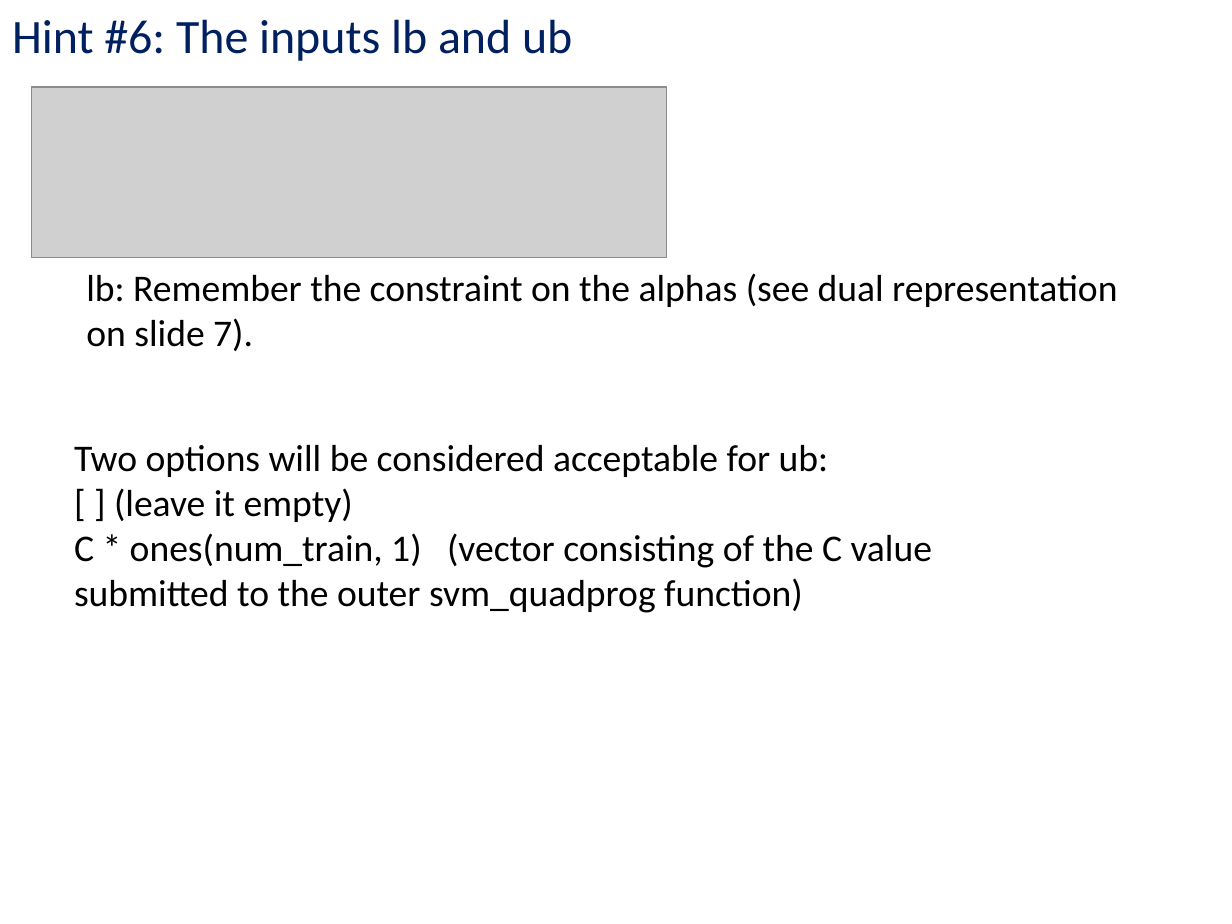
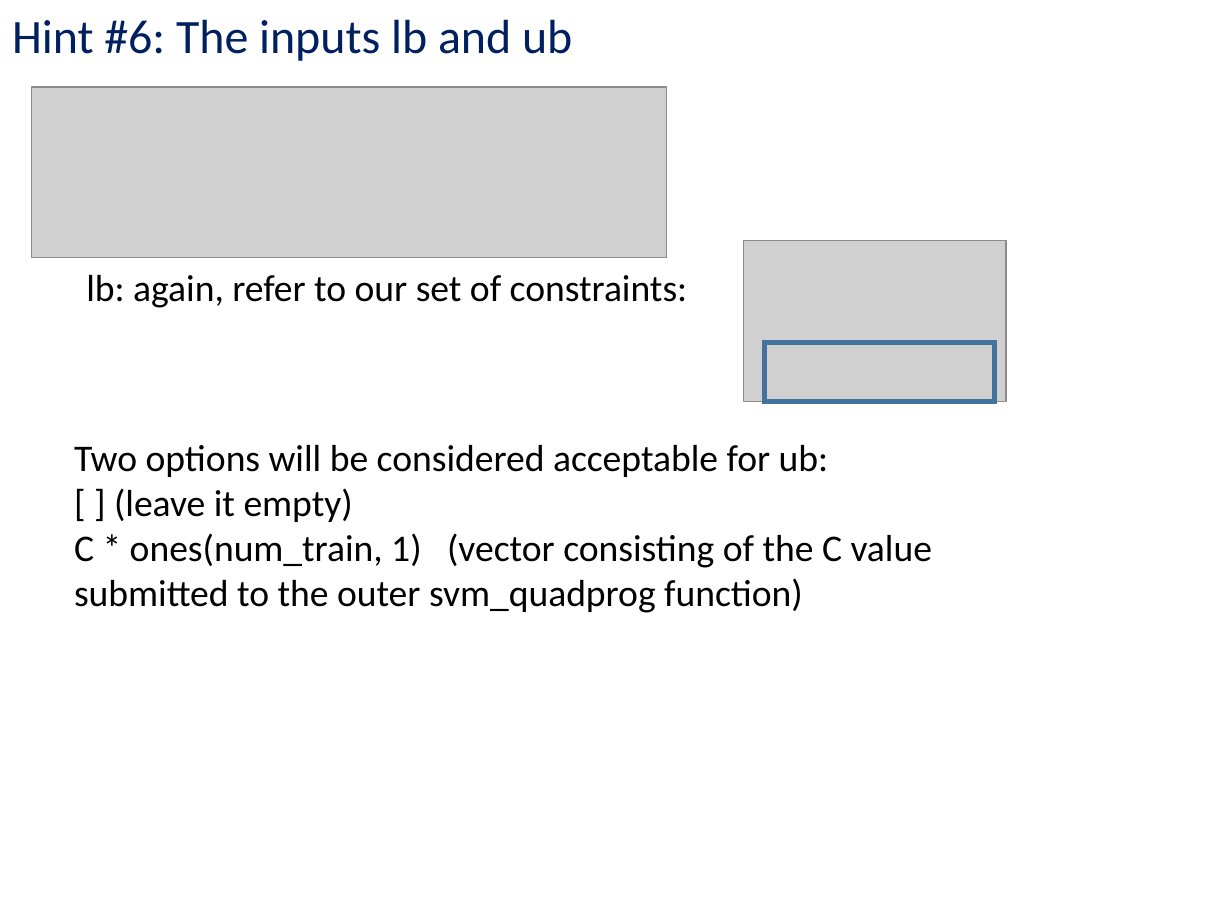
Before and after one commit to kc13/CS1675, a slide deck: slide 17 of recitation8/cs1675_rec8_oct26.pptx. Drawn at 1232x924 pixels with LibreOffice and Linux fonts; fonts in the diff are those of the drawing; grey boxes stand for pictures. Boxes give left, top, right and bottom in pixels: in the first picture for what was removed or moved away, otherwise in the second. Text is boxed around its words. In the diff, an @@ line names an element or a change of style, - is before the commit and + after.

```diff
--- a/recitation8/cs1675_rec8_oct26.pptx
+++ b/recitation8/cs1675_rec8_oct26.pptx
@@ picture added at bbox=[744, 240, 1007, 402] @@
@@ text at bbox=[86, 275, 688, 308]: text changed @@
-lb: Remember the constraint on the alphas (see dual representation on slide 7).
+lb: again, refer to our set of constraints:
@@ rectangle added at bbox=[765, 342, 994, 402], outline #43739E 3 pt @@
```
Also in this commit, not shown: 1 other slide changed.
